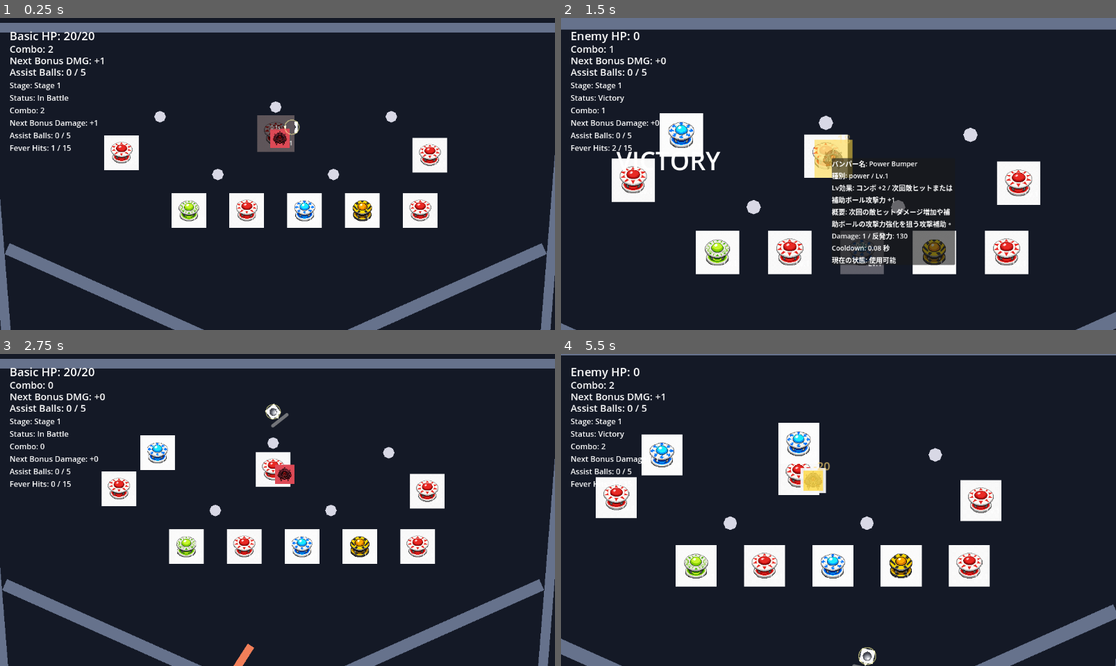
Above: before the commit, frames 1-4 (two rows, left to right).
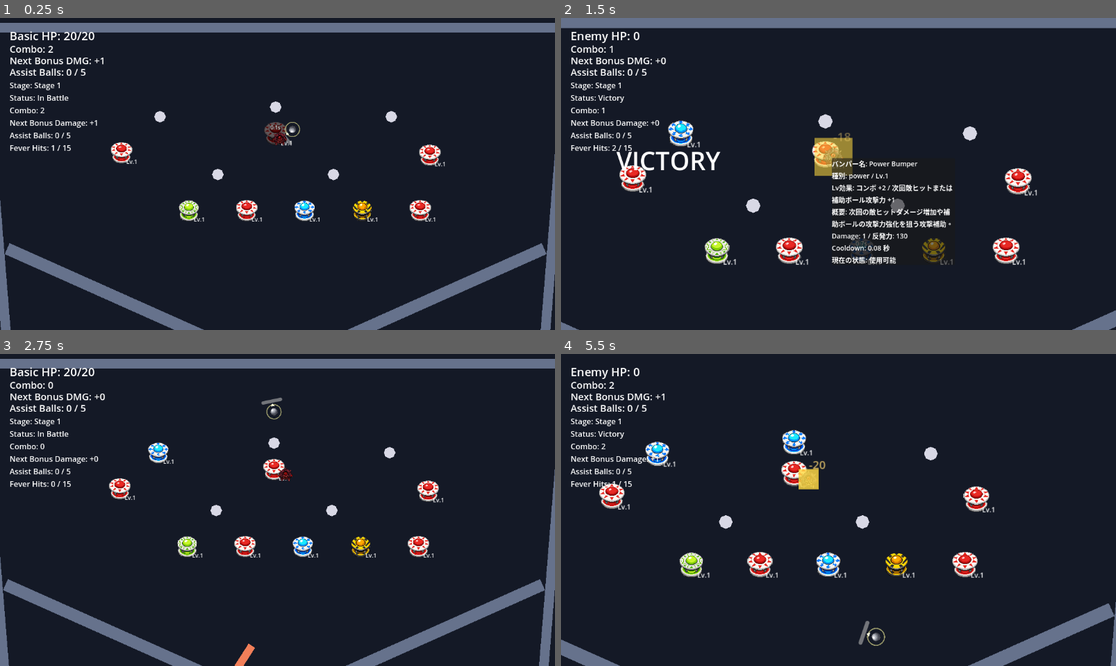
Above: after the commit, the same moments.

Repository: hamayu691-hamy/codex_godot
Game: Godot game, scene res://scenes/PinballBattleScene.tscn
Same seed, same stepped clock (60 frames per second), same inputs: the game is played once before the commit and once after it. The project has no main scene, so this scene is started directly.
Inputs (mouse positions are in pixels of both pictures, inside the frame that each line leads up to):
- Up to frame 1 (0.25 s): no input
- Up to frame 2 (1.5 s): move the mouse to (677, 152) at 0.52 s; hold Right 0.53-1.28 s; tap K at 0.6 s; click (677, 152) at 0.67 s; move the mouse to (821, 149) at 1.27 s; hold Left from 1.28 s (still down); tap B at 1.35 s; click (821, 149) at 1.42 s
- Up to frame 3 (2.75 s): move the mouse to (421, 419) at 2.02 s; release Left at 2.03 s; hold Right from 2.03 s (still down); hold R from 2.03 s (still down); click (421, 419) at 2.17 s
- Up to frame 4 (5.5 s): move the mouse to (677, 488) at 2.77 s; release R at 2.78 s; tap one key every 0.75 s from 2.85 s: K B R K; click (677, 488) at 2.92 s; move the mouse to (827, 497) at 3.52 s; release Right at 3.53 s; hold Left from 3.53 s (still down); click (827, 497) at 3.67 s; move the mouse to (982, 491) at 4.27 s; click (982, 491) at 4.42 s; move the mouse to (738, 547) at 5.02 s; click (738, 547) at 5.17 s

The runs differ from the first frame. In frame 1, 4.5% of the frame differs, in the area x 0-100%, y 27-100%; in frame 2, 9.5%; in frame 3, 6.5%; in frame 4, 11%, in the area x 0-100%, y 0-100%.

Commit message:
ついでに必要なファイル追加

Diff:
--- a/scenes/PinballBattleScene.tscn
+++ b/scenes/PinballBattleScene.tscn
@@ -9,9 +9,6 @@
 
 [sub_resource type="RectangleShape2D" id="1"]
 size = Vector2(24, 24)
-
-[sub_resource type="RectangleShape2D" id="5"]
-size = Vector2(160, 20)
 
 [node name="PinballBattleScene" type="Node2D"]
 script = ExtResource("1")
@@ -62,13 +59,6 @@
 [node name="Drain" type="Area2D" parent="."]
 position = Vector2(600, 680)
 
-[node name="CollisionShape2D" type="CollisionShape2D" parent="Drain"]
-shape = SubResource("5")
-
-[node name="DrainVisual" type="Polygon2D" parent="Drain"]
-color = Color(0.8, 0.2, 0.25, 0.65)
-polygon = PackedVector2Array(-80, -10, 80, -10, 80, 10, -80, 10)
-
 [node name="Walls" type="Node2D" parent="."]
 
 [node name="Bumpers" type="Node2D" parent="."]
@@ -124,7 +114,10 @@
 offset_right = 310.0
 offset_bottom = 228.0
 theme_override_font_sizes/font_size = 16
-text = "Status: In Battle\nCombo: 0\nNext Bonus Damage: +0\nAssist Balls: 0 / 5"
+text = "Status: In Battle
+Combo: 0
+Next Bonus Damage: +0
+Assist Balls: 0 / 5"
 
 [node name="FeverLabel" type="Label" parent="UI"]
 visible = false
--- a/scripts/gameplay/pinball_battle_scene.gd
+++ b/scripts/gameplay/pinball_battle_scene.gd
@@ -11,7 +11,7 @@
 const VIEW_HEIGHT: float = StageConfig.VIEW_HEIGHT
 const FIELD_CENTER_X: float = FIELD_WIDTH * 0.5
 const BALL_START_POSITION: Vector2 = Vector2(FIELD_CENTER_X, 120.0)
-const BALL_MAX_SPEED: float = 1150.0
+const BALL_MAX_SPEED: float = 1200.0
 const BALL_FLIPPER_POST_HIT_MAX_SPEED: float = BALL_MAX_SPEED
 const BALL_MIN_SPEED: float = 170.0
 const BALL_LAUNCH_IMPULSE: Vector2 = Vector2(120.0, -750.0)
Binary file changed: gazou/ball_0.png
Binary file changed: gazou/ball_1.png
Binary file changed: gazou/ball_2.png
Binary file changed: gazou/ball_3.png
Binary file changed: gazou/banper_0.png
Binary file changed: gazou/banper_1.png
Binary file changed: gazou/banper_2.png
Binary file changed: gazou/banper_3.png
Binary file changed: gazou/enemy_0.png
Not shown: 3 places in scenes/PinballBattleScene.tscn that only renumber resources
Not shown, added: scripts/core/audio_manager.gd.uid
Not shown, added: scripts/gameplay/assist_ball.gd.uid
(and 5 more such lines)
